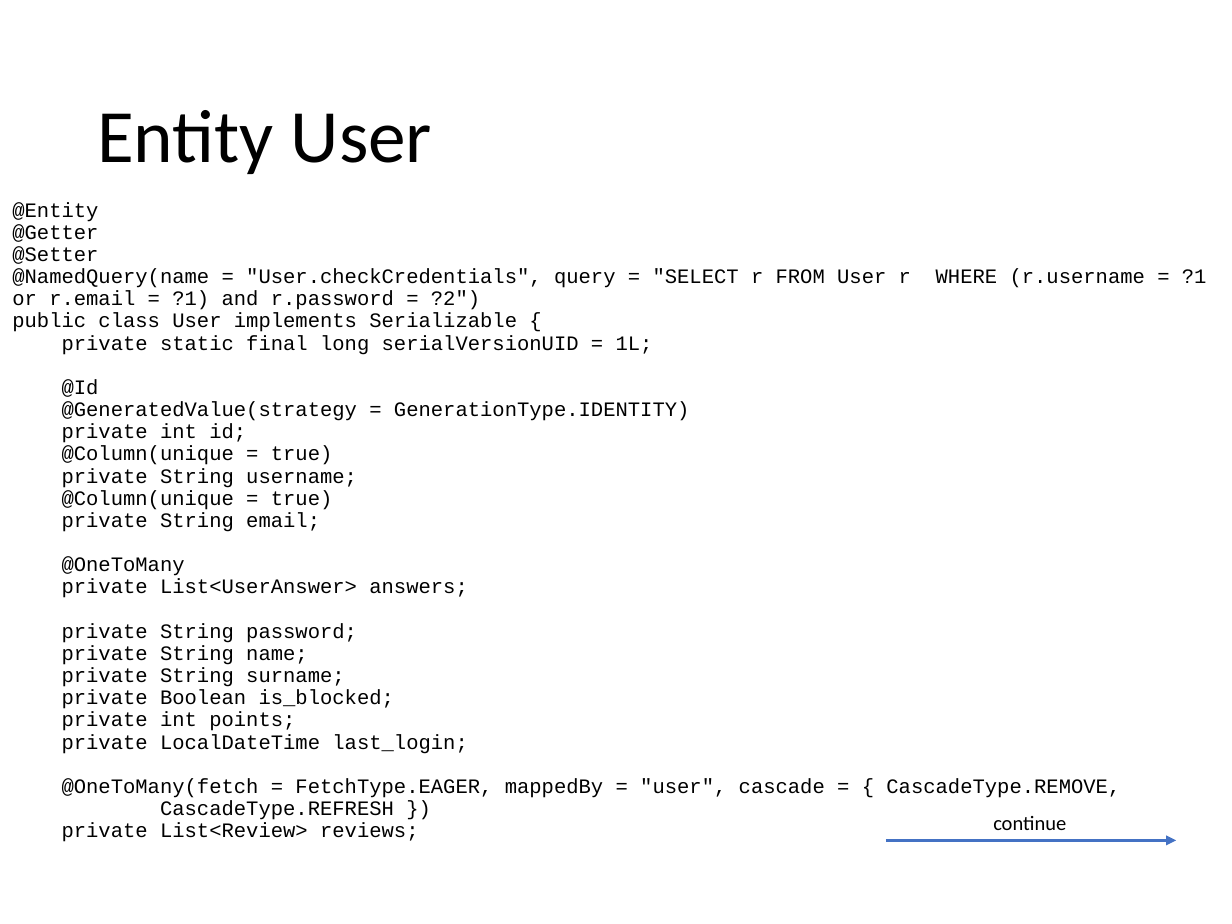
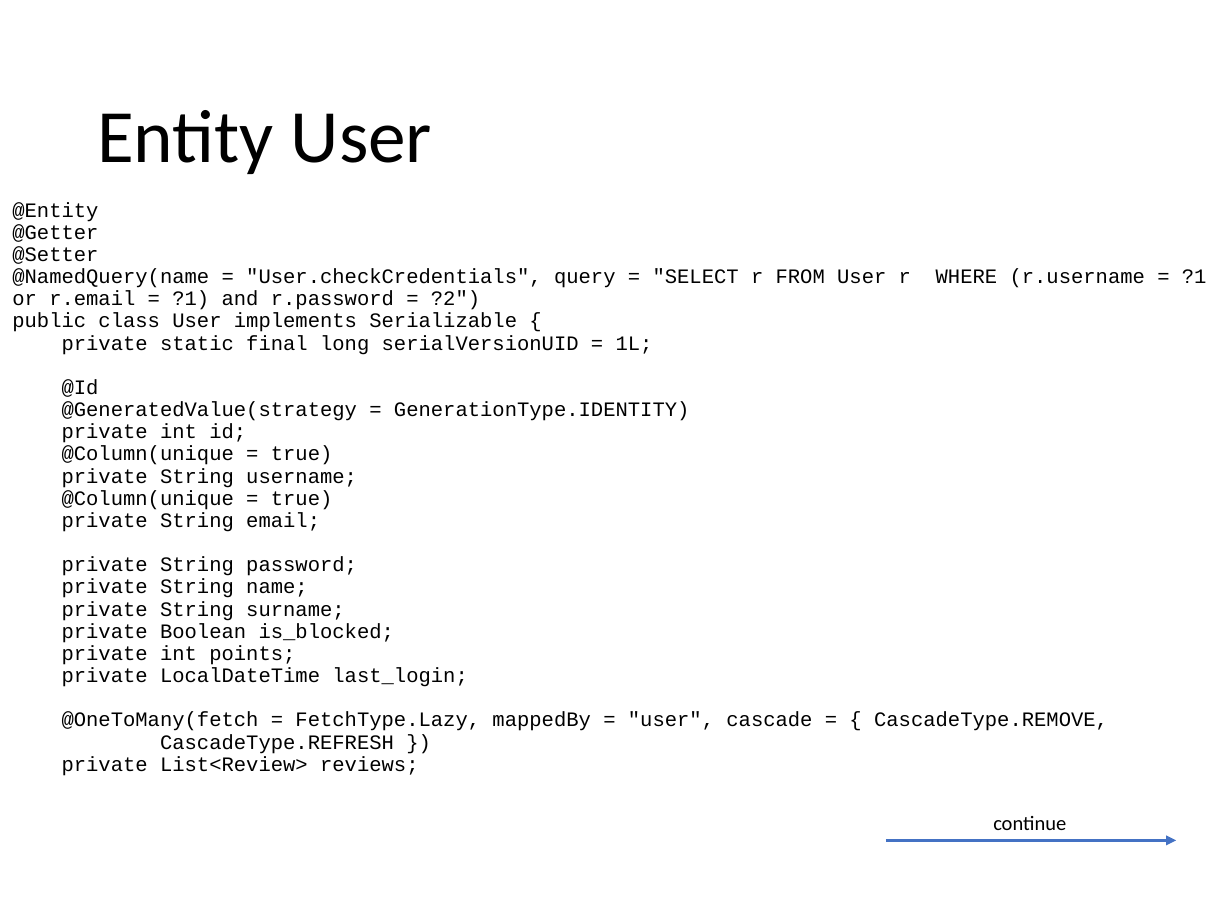
Before and after one commit to catonzio/DB2project, a slide deck: slide 15 of DB2project.pptx. Drawn at 1232x924 pixels with LibreOffice and Linux fonts; fonts in the diff are those of the drawing. Boxes give left, top, right and bottom in pixels: in the first picture for what was removed or moved away, otherwise in the second. Text is boxed around its words. In the diff, an @@ line names an element or a change of style, - is before the commit and + after.

```diff
--- a/DB2project.pptx
+++ b/DB2project.pptx
@@ text at <box>12,202,1108,776</box>: text changed @@
-@Entity
-@Getter
-@Setter
-@NamedQuery(name = "User.checkCredentials", query = "SELECT r FROM User r WHERE (r.username = ?1 or r.email = ?1) and r.password = ?2")
-public class User implements Serializable {
-private static final long serialVersionUID = 1L;
-@Id
-@GeneratedValue(strategy = GenerationType.IDENTITY)
-private int id;
-@Column(unique = true)
-private String username;
-@Column(unique = true)
-private String email;
-@OneToMany
-private List<UserAnswer> answers;
-private String password;
-private String name;
-private String surname;
-private Boolean is_blocked;
-private int points;
-private LocalDateTime last_login;
-@OneToMany(fetch = FetchType.EAGER, mappedBy = "user", cascade = { CascadeType.REMOVE,
-CascadeType.REFRESH })
-private List<Review> reviews;
+@Entity
+@Getter
+@Setter
+@NamedQuery(name = "User.checkCredentials", query = "SELECT r FROM User r WHERE (r.username = ?1 or r.email = ?1) and r.password = ?2")
+public class User implements Serializable {
+private static final long serialVersionUID = 1L;
+@Id
+@GeneratedValue(strategy = GenerationType.IDENTITY)
+private int id;
+@Column(unique = true)
+private String username;
+@Column(unique = true)
+private String email;
+private String password;
+private String name;
+private String surname;
+private Boolean is_blocked;
+private int points;
+private LocalDateTime last_login;
+@OneToMany(fetch = FetchType.Lazy, mappedBy = "user", cascade = { CascadeType.REMOVE,
+CascadeType.REFRESH })
+private List<Review> reviews;
```
Also in this commit, not shown: 6 other slides changed, 3 other files.
